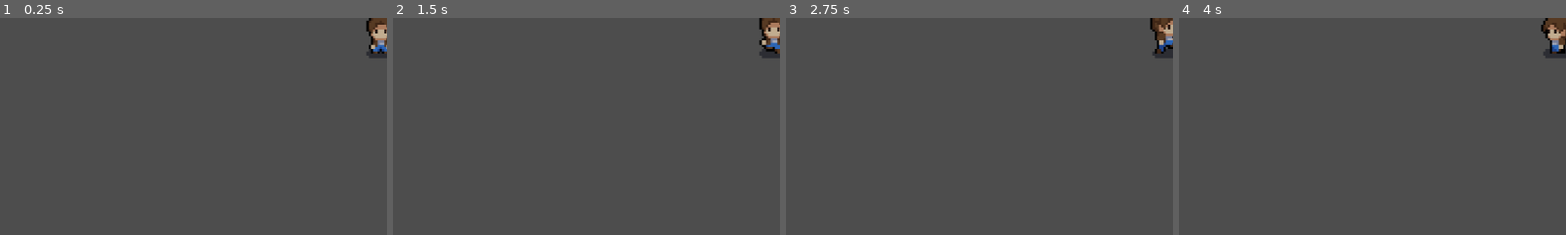
Above: before the commit, frames 1-4 (left to right).
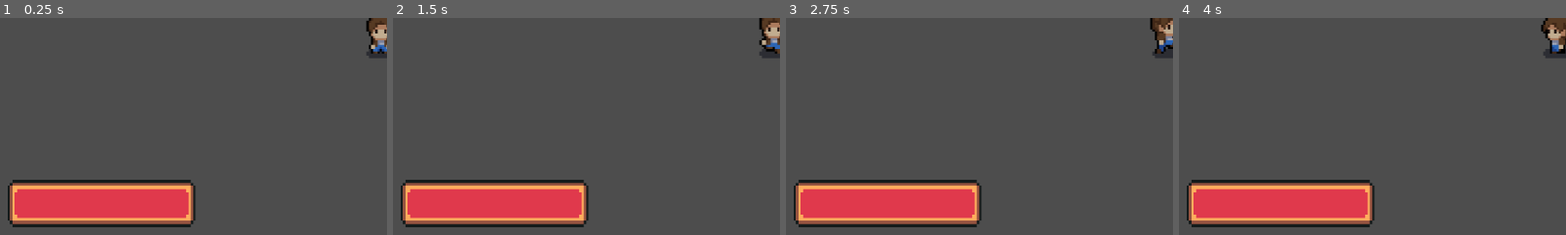
Above: after the commit, the same moments.

Repository: aidan-wolfson/WizardShooterProject
Game: Godot game, scene res://world/world.tscn
Same seed, same stepped clock (60 frames per second), same inputs: the game is played once before the commit and once after it.
Inputs (mouse positions are % of the whole screen's width and height, from its top left):
- Up to frame 1 (0.25 s): no input
- Up to frame 2 (1.5 s): move the mouse to (72, 45) at 0.52 s; hold D (move_right) 0.53-1.28 s; click (72, 45) at 0.6 s; move the mouse to (30, 55) at 1.27 s; hold S (move_down) from 1.28 s (still down); click (30, 55) at 1.35 s
- Up to frame 3 (2.75 s): move the mouse to (60, 28) at 2.02 s; release S (move_down) at 2.03 s; hold D (move_right) from 2.03 s (still down); click (60, 28) at 2.1 s
- Up to frame 4 (4 s): move the mouse to (45, 70) at 2.77 s; release D (move_right) at 2.78 s; hold W (move_up) 2.78-3.53 s; click (45, 70) at 2.85 s; move the mouse to (80, 65) at 3.52 s; hold A (move_left) from 3.53 s (still down); click (80, 65) at 3.6 s
The pictures show only the part of the screen within x 1-51%, y 47-97%; the shares and areas given below are measured in that part.

The runs differ from the first frame. In frame 1, 11% of the frame differs, in the area x 2-51%, y 74-97%; in frame 2, 11%; in frame 3, 11%; in frame 4, 11%.

Commit message:
Health Bar GUI
Added player health bar!!

Diff:
--- a/player/player.gd
+++ b/player/player.gd
@@ -18,6 +18,7 @@
 @onready var spriteNode = $Sprite2D
 
 signal player_died
+signal health_changed
 
 func _physics_process(delta):
 	if is_alive:
@@ -55,9 +56,9 @@
 
 func receiveDamage(dmg: int):
 	CURRENT_HP -= dmg
+	health_changed.emit()
 	if CURRENT_HP <= 0:
 		die()
-
 	# damage flash effect
 	spriteNode.modulate = Color.DARK_RED
 	await get_tree().create_timer(0.15).timeout
--- /dev/null
+++ b/world/HealthBar.gd
@@ -0,0 +1,10 @@
+extends TextureProgressBar
+
+@onready var player = (get_tree().get_root().get_node("PlayerTesting")).find_child("Player", true, true)
+
+func _ready():
+	player.health_changed.connect(update) # connect the update function to this signal
+	value = 100
+
+func update():
+	value = player.CURRENT_HP * 100 / player.MAX_HP
--- a/world/world.tscn
+++ b/world/world.tscn
@@ -8,6 +8,9 @@
 [ext_resource type="Script" path="res://GamemapState.gd" id="5_7s6hx"]
 [ext_resource type="Script" path="res://TowerState.gd" id="6_afkqw"]
 [ext_resource type="PackedScene" uid="uid://cggu3lnct1rqi" path="res://WaveMachine/wave_machine.tscn" id="7_r5gcj"]
+[ext_resource type="Script" path="res://world/HealthBar.gd" id="9_kge14"]
+[ext_resource type="Texture2D" uid="uid://8o5caoohuv2s" path="res://Art/UI assets/healthbarUnder.png" id="10_r32he"]
+[ext_resource type="Texture2D" uid="uid://d2tm25juykq8r" path="res://Art/UI assets/healthbarProgress.png" id="11_khuf2"]
 
 [node name="PlayerTesting" type="Node2D"]
 script = ExtResource("1_p7lgs")
@@ -34,3 +37,24 @@
 script = ExtResource("6_afkqw")
 
 [node name="WaveMachine" parent="." instance=ExtResource("7_r5gcj")]
+
+[node name="CanvasLayer" type="CanvasLayer" parent="."]
+
+[node name="TextureProgressBar" type="TextureProgressBar" parent="CanvasLayer"]
+anchors_preset = 2
+anchor_top = 1.0
+anchor_bottom = 1.0
+offset_left = 23.0
+offset_top = -104.0
+offset_right = 104.0
+offset_bottom = -89.0
+grow_vertical = 0
+scale = Vector2(3.44457, 4.72)
+nine_patch_stretch = true
+stretch_margin_left = 4
+stretch_margin_top = 4
+stretch_margin_right = 4
+stretch_margin_bottom = 4
+texture_under = ExtResource("10_r32he")
+texture_progress = ExtResource("11_khuf2")
+script = ExtResource("9_kge14")
Binary file added: Art/UI assets/healthbarProgress.png
Not shown, added: Art/UI assets/healthbarProgress.png.import
Binary file added: Art/UI assets/healthbarUnder.png
Not shown, added: Art/UI assets/healthbarUnder.png.import
Not shown: 1 places in world/world.tscn that only renumber resources
